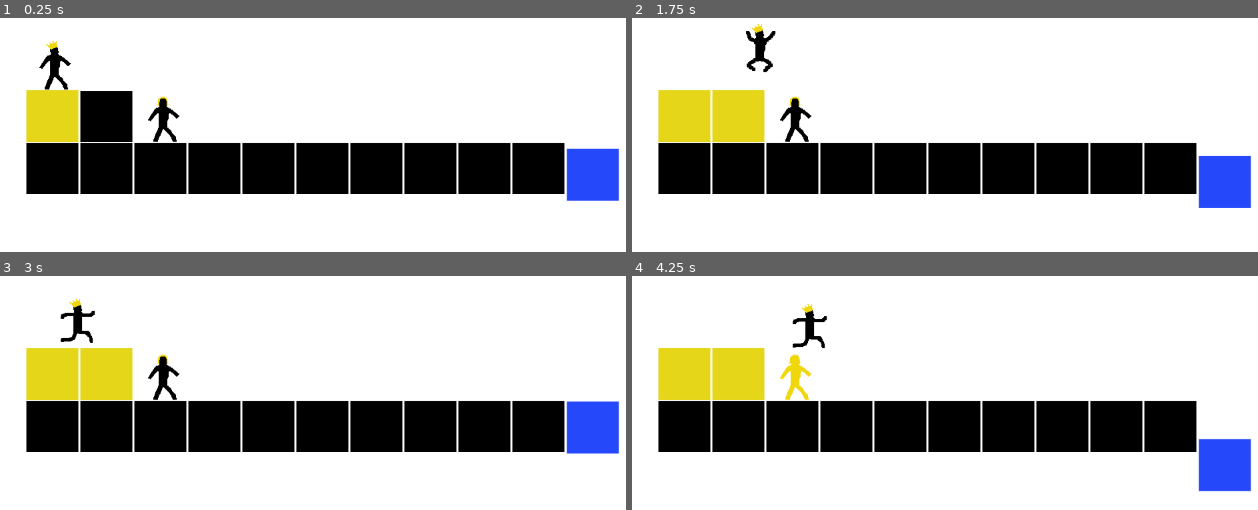
Above: before the commit, frames 1-4 (two rows, left to right).
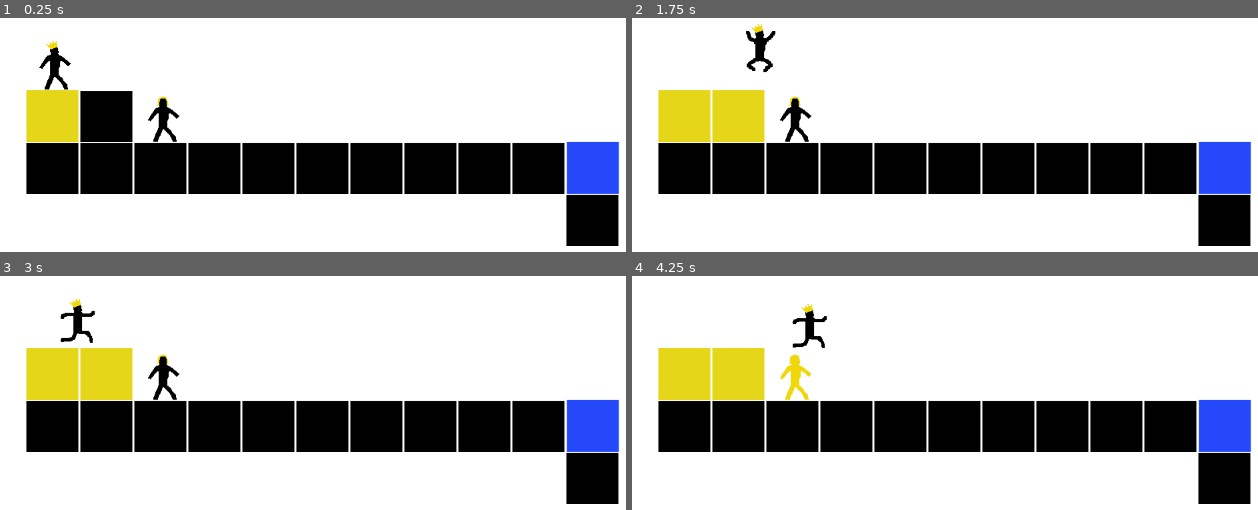
Above: after the commit, the same moments.

Repository: meburns/midas
Game: Godot game, scene res://src/levels/Level11.tscn
The game is run twice, just before and just after one commit, with the same random seed, the same clock (stepped at 60 frames per second) and the same inputs. This scene is started directly instead of the project's main scene.
Inputs:
- Up to frame 1 (0.25 s): no input
- Up to frame 2 (1.75 s): tap Enter (ui_accept) at 0.5 s; hold Right (move_right) from 0.53 s (still down); tap R (refresh) at 0.6, 1.35 s; tap Space (jump) at 0.77, 1.52 s
- Up to frame 3 (3 s): release Right (move_right) at 2.03 s; hold A (move_left) 2.03-2.78 s; tap R (refresh) at 2.1, 2.85 s; hold Right (move_right) from 2.78 s (still down)
- Up to frame 4 (4.25 s): keep holding Right (move_right); tap Space (jump) at 3.02, 3.77 s; tap R (refresh) at 3.6 s

The runs differ from the first frame. In frame 1, 2.1% of the frame differs, in the area x 90-99%, y 52-98%; in frame 2, 2.4%; in frame 3, 2.0%; in frame 4, 3.3%.

Commit message:
Add block under water

Diff:
--- a/src/levels/Level11.tscn
+++ b/src/levels/Level11.tscn
@@ -77,3 +77,6 @@
 
 [node name="Block17" parent="." instance=ExtResource( 4 )]
 position = Vector2( 670, 445 )
+
+[node name="Block18" parent="." instance=ExtResource( 4 )]
+position = Vector2( 751, 523 )
--- a/src/levels/Level13.tscn
+++ b/src/levels/Level13.tscn
@@ -87,6 +87,9 @@
 [node name="Block29" parent="." instance=ExtResource( 4 )]
 position = Vector2( 751, 133 )
 
+[node name="Block30" parent="." instance=ExtResource( 4 )]
+position = Vector2( 832, 211 )
+
 [node name="Block24" parent="." instance=ExtResource( 4 )]
 position = Vector2( 508, 55 )
 
--- a/src/levels/Level8.tscn
+++ b/src/levels/Level8.tscn
@@ -87,5 +87,8 @@
 [node name="Block15" parent="." instance=ExtResource( 4 )]
 position = Vector2( 589, 445 )
 
+[node name="Block17" parent="." instance=ExtResource( 4 )]
+position = Vector2( 670, 523 )
+
 [node name="Block16" parent="." instance=ExtResource( 4 )]
 position = Vector2( 22, 211 )
